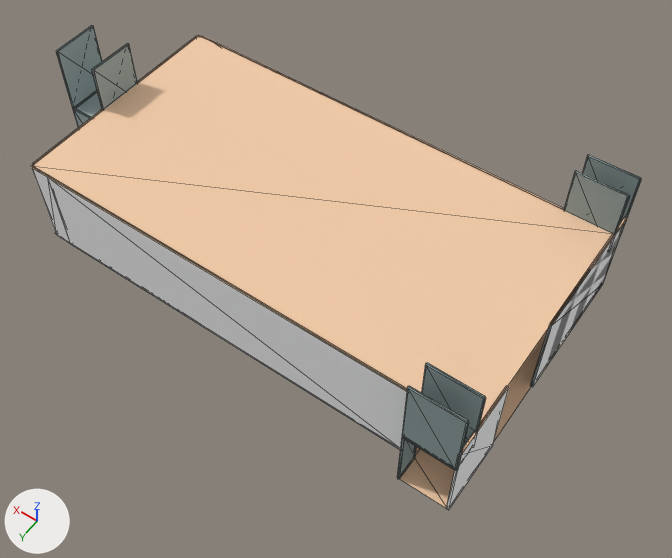
One commit to the OBJ model assets/borga map/room 7.obj: the scene before it, then after it.
Rendered twice from a 50 mm lens placed at (-22.7, 37.6, 52.4), pointed at (-9.8, 19.5, 24.0). Every picture has the same lights, and +X, +Y and +Z are marked at lower left. Mesh edges are drawn as thin lines. Where no turn or scale is listed for an object, it has been applied to the vertices.

Script lines for the objects in view, before the commit:
```python
ob_result_032_cube_052 = bpy.data.objects.new('result.032_Cube.052', me_result_032_cube_052)
ob_result_032_cube_052.location = (0.0, 0.0, 0.0)
ob_wall_167_wall_010 = bpy.data.objects.new('wall.167_wall.010', me_wall_167_wall_010)
ob_wall_167_wall_010.location = (0.0, 0.0, 0.0)
ob_wall_188_wall_021 = bpy.data.objects.new('wall.188_wall.021', me_wall_188_wall_021)
ob_wall_188_wall_021.location = (0.0, 0.0, 0.0)
ob_wall_190_wall_010 = bpy.data.objects.new('wall.190_wall.010', me_wall_190_wall_010)
ob_wall_190_wall_010.location = (0.0, 0.0, 0.0)
ob_wall_192_wall_021 = bpy.data.objects.new('wall.192_wall.021', me_wall_192_wall_021)
ob_wall_192_wall_021.location = (0.0, 0.0, 0.0)
ob_wall_198_wall_010 = bpy.data.objects.new('wall.198_wall.010', me_wall_198_wall_010)
ob_wall_198_wall_010.location = (0.0, 0.0, 0.0)
ob_wall_209_wall_021 = bpy.data.objects.new('wall.209_wall.021', me_wall_209_wall_021)
ob_wall_209_wall_021.location = (0.0, 0.0, 0.0)
ob_wall_210_wall_010 = bpy.data.objects.new('wall.210_wall.010', me_wall_210_wall_010)
ob_wall_210_wall_010.location = (0.0, 0.0, 0.0)
ob_wall_212_wall_010 = bpy.data.objects.new('wall.212_wall.010', me_wall_212_wall_010)
ob_wall_212_wall_010.location = (0.0, 0.0, 0.0)
# also in view: 'wall.195_wall.010' at (-17.0, 23.5, 27.0); 'wall.191_wall.021' at (-18.0, 15.5, 24.5); 'wall.214_wall.010' at (2.0, 18.5, 27.0); 'wall.186_wall.010' at (-17.0, 12.5, 27.0); 'wall.193_wall.020' at (1.5, 23.0, 24.5)
```
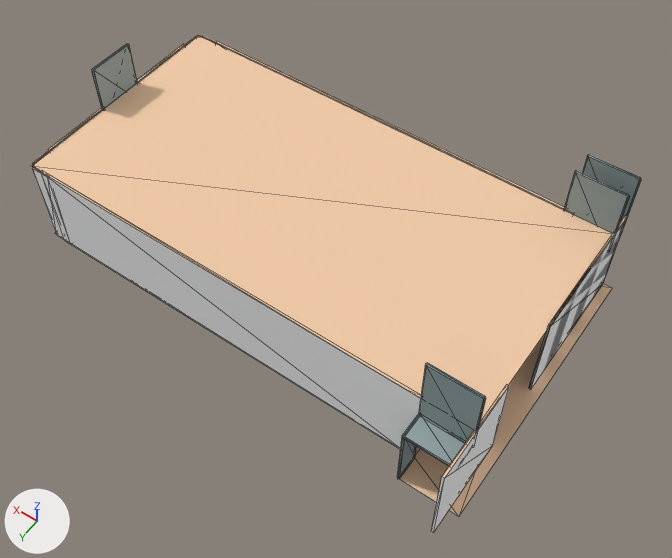
What differs and where, as boxes [x1, y1, x2, y2] in the pictures (672 x 558 px; the box of a moved part takes in the faces that stretch with it):
'result.032_Cube.052', reshaped: before [31, 35, 613, 508]; after [31, 35, 612, 516]
'wall.192_wall.021', mesh rescaled: before [48, 176, 407, 450]; after [41, 170, 421, 450]
'wall.198_wall.010', deleted: before [402, 386, 469, 470]
'wall.209_wall.021', mesh rescaled (23% wider, 20% taller): before [446, 386, 509, 510]; after [431, 384, 509, 533]
'wall.167_wall.010', deleted: before [56, 25, 102, 108]
'wall.188_wall.021', mesh rescaled: before [216, 43, 564, 210]; after [215, 41, 565, 211]
'wall.210_wall.010', deleted: before [75, 91, 102, 117]
'wall.212_wall.010', deleted: before [73, 108, 91, 127]
part 1 of me_result_032_cube_052, moved or reshaped: before [400, 329, 548, 508]; after [400, 284, 612, 516]
'wall.208_wall.021', unchanged, uncovered by the edit: after [529, 216, 628, 389]
'wall.191_wall.021', unchanged, covered by the edit: before [530, 217, 627, 387]
'wall.196_wall.022', unchanged, uncovered by the edit: after [403, 415, 465, 466]

The change in detail:
me_result_032_cube_052 has 12 vertices, 8 faces and spans x -18.0..2.0, y 12.5..24.5, z 22.5..26.5.
me_result_032_cube_052 is used by ob_result_032_cube_052; location (0.0, 0.0, 0.0).
Part 1, on me_result_032_cube_052:
Vertex 6 of me_result_032_cube_052 moves from (-18.0, 12.5, 22.5) at pixel (601, 283) to (-18.4, 12.5, 22.5) at pixel (612, 288).
Vertex 11 of me_result_032_cube_052 moves from (-18.0, 24.5, 22.5) at pixel (447, 509) to (-18.4, 24.5, 22.5) at pixel (458, 516).
me_wall_188_wall_021 has 8 vertices, 12 faces and spans x -16.0..1.0, y 13.4..13.6, z 22.5..26.5.
me_wall_188_wall_021 is used by ob_wall_188_wall_021; location (0.0, 0.0, 0.0).
me_wall_188_wall_021 part 2: the whole mesh is scaled about its middle by (1.02, 1, 1.02), then moved by (-0.2, 0.0, 0.0).
me_wall_192_wall_021 has 8 vertices, 12 faces and spans x -16.0..1.0, y 23.5..23.6, z 22.5..26.5.
me_wall_192_wall_021 is used by ob_wall_192_wall_021; location (0.0, 0.0, 0.0).
me_wall_192_wall_021 part 3: the whole mesh is scaled about its middle by (1.02, 1, 1.02), then moved by (0.2, 0.0, 0.0).
me_wall_209_wall_021 has 8 vertices, 12 faces and spans x -18.05..-17.95, y 21.5..24.5, z 22.5..26.5.
me_wall_209_wall_021 is used by ob_wall_209_wall_021; location (0.0, 0.0, 0.0).
me_wall_209_wall_021 part 4: the whole mesh is scaled about its middle by (1, 1.33, 1.02), then moved by (0.0, 0.49, 0.04).
Object 'wall.167_wall.010' (ob_wall_167_wall_010) is deleted.
Object 'wall.198_wall.010' (ob_wall_198_wall_010) is deleted.
Object 'wall.210_wall.010' (ob_wall_210_wall_010) is deleted.
Object 'wall.212_wall.010' (ob_wall_212_wall_010) is deleted.
